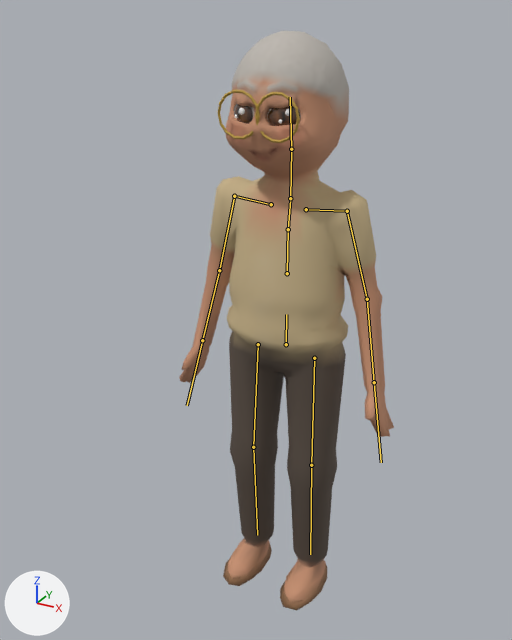
The glTF model assets/models/nguoi/xemco.glb, before and after one commit.
Camera for both pictures: a 50 mm camera at (0.78, -1.59, 1.636) aimed at (-0.028, -0.121, 0.901). Every picture has the same lights, and +X, +Y and +Z are marked at lower left. The older version comes first. The bones that change, and the others that lie on the model, are drawn over the model as lines.

In view in the first picture: 'Nguoi_xemco'.
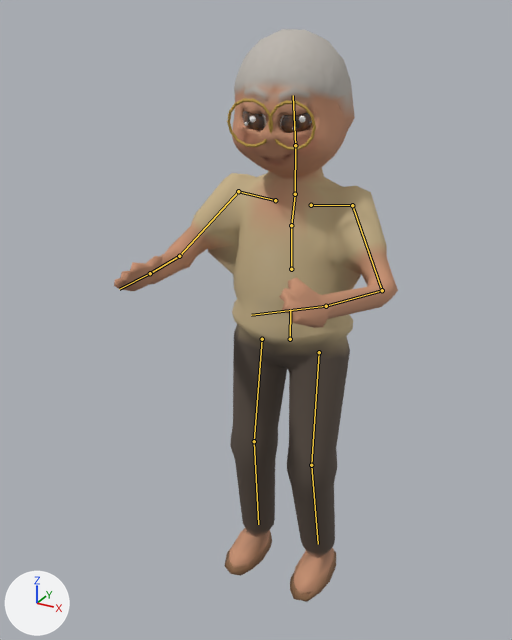
The newer file adds an action. The first version stands in its rest pose; the second is drawn at frame 7 of the action 'va'.

The change, as JSON lines over the scene's bpy script:
```json
{"block": "bone_hips", "where": "bone_hips = bpy.data.objects['NguoiRig'].pose.bones['hips']"}
{"op": "set", "path": "bone_hips.location", "old": "(0.0, 0.0, 0.0)", "new": "(0.003, 0.009, -0.02)"}
{"op": "set", "path": "bone_hips.rotation_quaternion", "old": "(1.0, 0.0, 0.0, 0.0)", "new": "(1.0, 0.013, 0.006, -0.004)", "note": "degrees (0, 0, 0) -> degrees (1, 1, 0)"}
{"block": "bone_chest", "where": "bone_chest = bpy.data.objects['NguoiRig'].pose.bones['chest']  # child of 'spine'"}
{"op": "set", "path": "bone_chest.rotation_quaternion", "old": "(1.0, 0.0, 0.0, 0.0)", "new": "(0.998, -0.06, 0.01, 0.002)", "note": "degrees (0, 0, 0) -> degrees (-7, 1, 0)"}
{"block": "bone_upperarm_l", "where": "bone_upperarm_l = bpy.data.objects['NguoiRig'].pose.bones['upperarm.L']  # child of 'clav.L'"}
{"op": "set", "path": "bone_upperarm_l.rotation_quaternion", "old": "(1.0, 0.0, 0.0, 0.0)", "new": "(0.949, -0.225, 0.111, -0.191)", "note": "degrees (0, 0, 0) -> degrees (-28, 7, -25)"}
{"block": "bone_forearm_l", "where": "bone_forearm_l = bpy.data.objects['NguoiRig'].pose.bones['forearm.L']  # child of 'upperarm.L'"}
{"op": "set", "path": "bone_forearm_l.rotation_quaternion", "old": "(1.0, 0.0, 0.0, 0.0)", "new": "(0.844, -0.536, 0.0, 0.0)", "note": "degrees (0, 0, 0) -> degrees (-65, 0, 0)"}
{"block": "bone_hand_l", "where": "bone_hand_l = bpy.data.objects['NguoiRig'].pose.bones['hand.L']  # child of 'forearm.L'"}
{"op": "set", "path": "bone_hand_l.rotation_quaternion", "old": "(1.0, 0.0, 0.0, 0.0)", "new": "(0.995, -0.052, 0.087, 0.005)", "note": "degrees (0, 0, 0) -> degrees (-6, 10, 0)"}
{"block": "bone_upperarm_r", "where": "bone_upperarm_r = bpy.data.objects['NguoiRig'].pose.bones['upperarm.R']  # child of 'clav.R'"}
{"op": "set", "path": "bone_upperarm_r.rotation_quaternion", "old": "(1.0, 0.0, 0.0, 0.0)", "new": "(0.95, -0.225, -0.11, 0.185)", "note": "degrees (0, 0, 0) -> degrees (-28, -7, 24)"}
{"block": "bone_forearm_r", "where": "bone_forearm_r = bpy.data.objects['NguoiRig'].pose.bones['forearm.R']  # child of 'upperarm.R'"}
{"op": "set", "path": "bone_forearm_r.rotation_quaternion", "old": "(1.0, 0.0, 0.0, 0.0)", "new": "(0.844, -0.536, 0.0, 0.0)", "note": "degrees (0, 0, 0) -> degrees (-65, 0, 0)"}
{"block": "bone_hand_r", "where": "bone_hand_r = bpy.data.objects['NguoiRig'].pose.bones['hand.R']  # child of 'forearm.R'"}
{"op": "set", "path": "bone_hand_r.rotation_quaternion", "old": "(1.0, 0.0, 0.0, 0.0)", "new": "(0.995, -0.052, -0.087, -0.005)", "note": "degrees (0, 0, 0) -> degrees (-6, -10, 0)"}
{"block": "bone_neck", "where": "bone_neck = bpy.data.objects['NguoiRig'].pose.bones['neck']  # child of 'chest'"}
{"op": "set", "path": "bone_neck.rotation_quaternion", "old": "(1.0, 0.0, 0.0, 0.0)", "new": "(0.997, 0.072, 0.02, -0.001)", "note": "degrees (0, 0, 0) -> degrees (8, 2, 0)"}
{"block": "bone_head", "where": "bone_head = bpy.data.objects['NguoiRig'].pose.bones['head']  # child of 'neck'"}
{"op": "set", "path": "bone_head.rotation_quaternion", "old": "(1.0, 0.0, 0.0, 0.0)", "new": "(0.998, 0.036, 0.036, -0.006)", "note": "degrees (0, 0, 0) -> degrees (4, 4, -1)"}
{"block": "bone_thigh_l", "where": "bone_thigh_l = bpy.data.objects['NguoiRig'].pose.bones['thigh.L']  # child of 'hips'"}
{"op": "set", "path": "bone_thigh_l.rotation_quaternion", "old": "(1.0, 0.0, 0.0, 0.0)", "new": "(0.998, -0.07, 0.001, -0.009)", "note": "degrees (0, 0, 0) -> degrees (-8, 0, -1)"}
{"block": "bone_shin_l", "where": "bone_shin_l = bpy.data.objects['NguoiRig'].pose.bones['shin.L']  # child of 'thigh.L'"}
{"op": "set", "path": "bone_shin_l.rotation_quaternion", "old": "(1.0, 0.0, 0.0, 0.0)", "new": "(0.991, 0.131, 0.0, 0.0)", "note": "degrees (0, 0, 0) -> degrees (15, 0, 0)"}
{"block": "bone_thigh_r", "where": "bone_thigh_r = bpy.data.objects['NguoiRig'].pose.bones['thigh.R']  # child of 'hips'"}
{"op": "set", "path": "bone_thigh_r.rotation_quaternion", "old": "(1.0, 0.0, 0.0, 0.0)", "new": "(1.0, -0.024, 0.0, 0.009)", "note": "degrees (0, 0, 0) -> degrees (-3, 0, 1)"}
{"block": "bone_shin_r", "where": "bone_shin_r = bpy.data.objects['NguoiRig'].pose.bones['shin.R']  # child of 'thigh.R'"}
{"op": "set", "path": "bone_shin_r.rotation_quaternion", "old": "(1.0, 0.0, 0.0, 0.0)", "new": "(0.999, 0.04, 0.0, 0.0)", "note": "degrees (0, 0, 0) -> degrees (5, 0, 0)"}
```

Changed parts and their boxes (x1, y1, x2, y2) in the pictures (512 x 640 px):
```json
{"object": "Nguoi_xemco", "change": "posed", "before": [179, 31, 394, 610], "after": [114, 29, 398, 602], "on screen": "32% wider"}
{"bone": "hips", "before": "(286, 344) to (286, 314)", "after": "(290, 339) to (290, 309)"}
{"bone": "chest", "before": "(288, 229) to (290, 199)", "after": "(291, 225) to (295, 195)"}
{"bone": "upperarm.L", "before": "(347, 211) to (367, 299)", "after": "(352, 205) to (382, 290)"}
{"bone": "forearm.L", "before": "(367, 299) to (374, 382)", "after": "(382, 290) to (326, 306)"}
{"bone": "hand.L", "before": "(374, 382) to (381, 462)", "after": "(326, 306) to (251, 315)"}
{"bone": "upperarm.R", "before": "(234, 196) to (219, 270)", "after": "(238, 191) to (179, 256)"}
{"bone": "forearm.R", "before": "(219, 270) to (202, 340)", "after": "(179, 256) to (150, 273)"}
{"bone": "hand.R", "before": "(202, 340) to (187, 405)", "after": "(150, 273) to (119, 289)"}
{"bone": "neck", "before": "(290, 198) to (291, 149)", "after": "(295, 194) to (295, 145)"}
{"bone": "head", "before": "(291, 149) to (290, 97)", "after": "(295, 145) to (293, 95)"}
{"bone": "thigh.L", "before": "(314, 358) to (311, 465)", "after": "(319, 352) to (311, 465)"}
{"bone": "shin.L", "before": "(311, 465) to (310, 554)", "after": "(311, 465) to (318, 544)"}
{"bone": "thigh.R", "before": "(258, 344) to (253, 447)", "after": "(262, 339) to (254, 441)"}
{"bone": "shin.R", "before": "(253, 447) to (257, 535)", "after": "(254, 441) to (258, 524)"}
```
